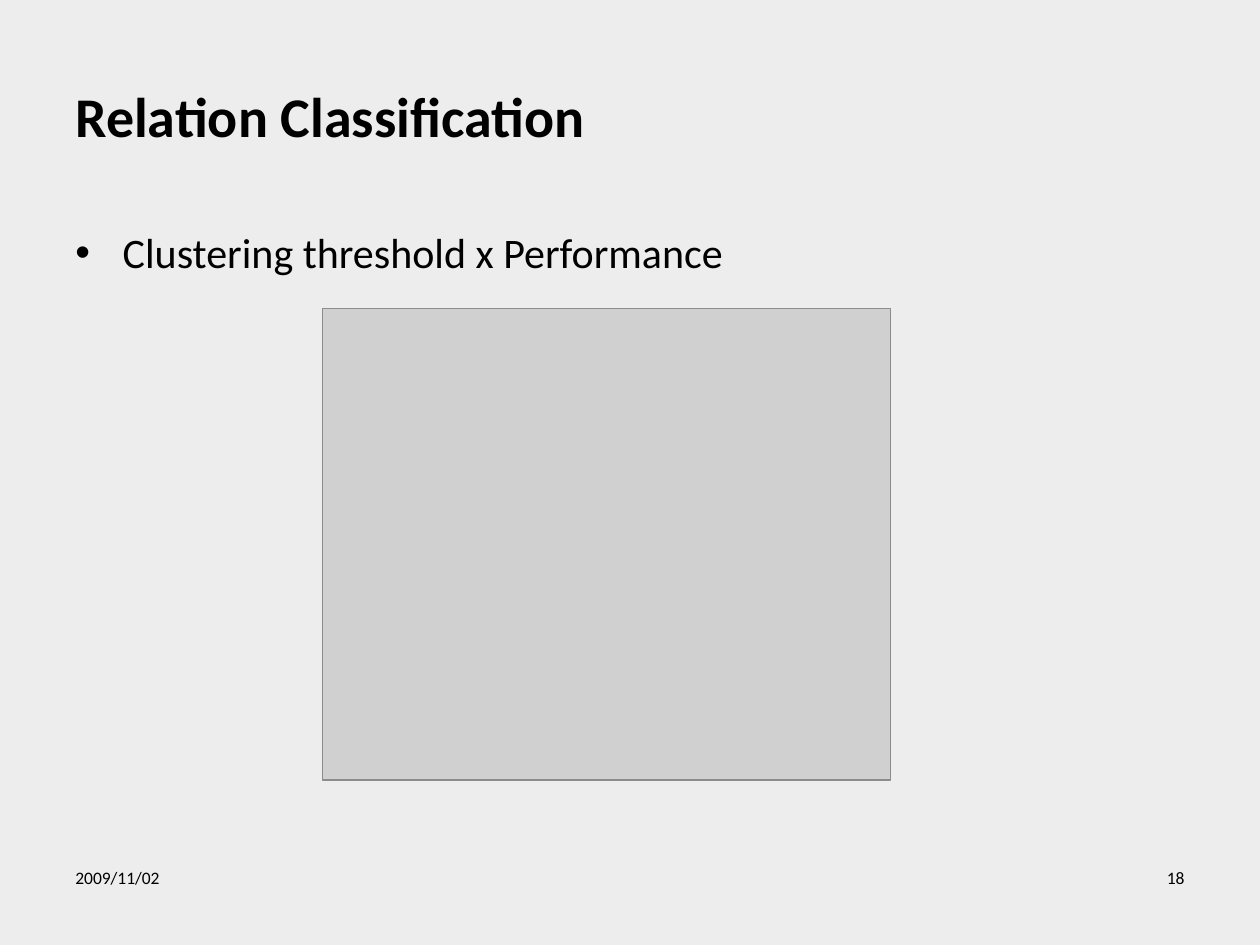
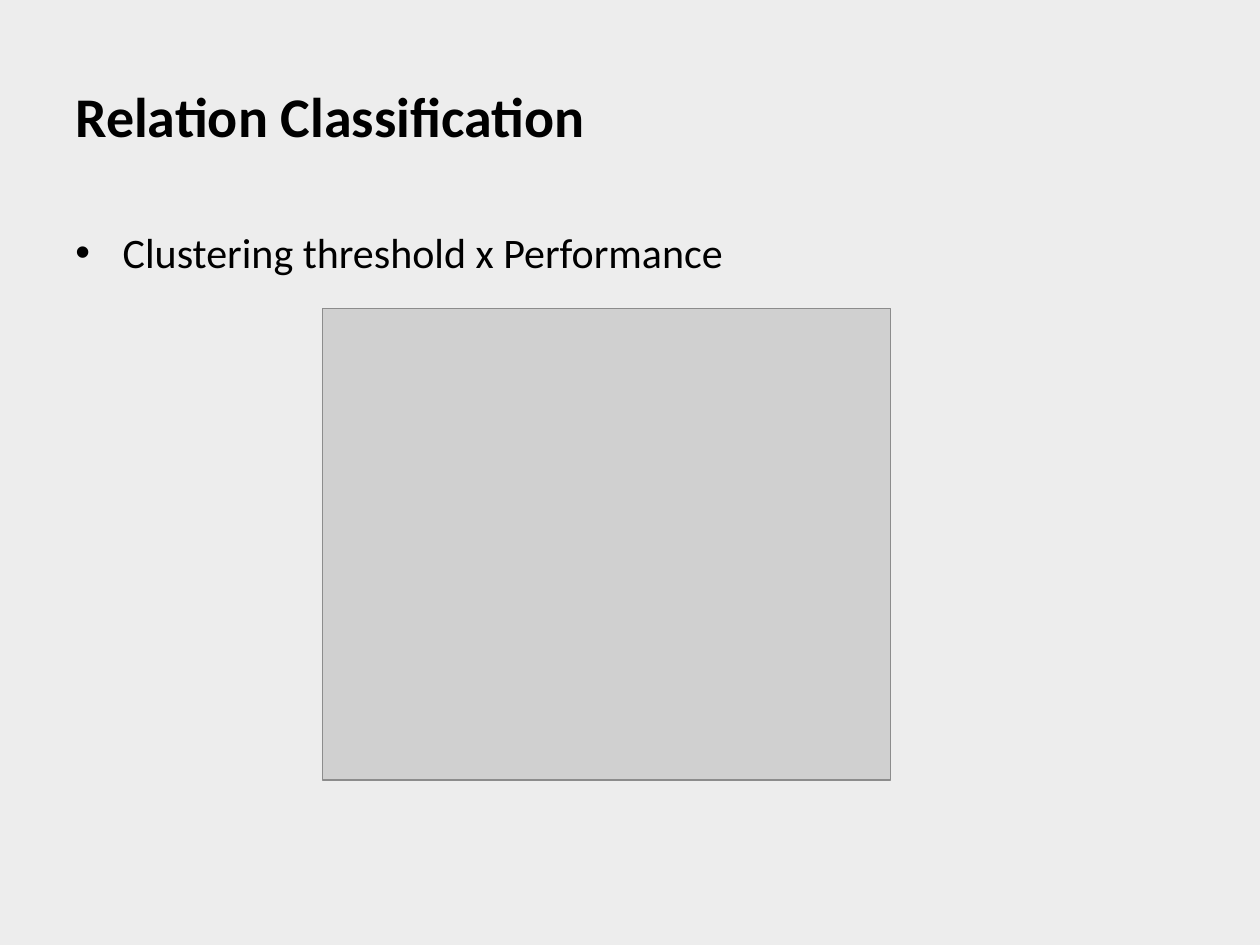
Before and after one commit to henriquekano/horie-dev, a slide deck: slide 19 of 2009.2 ウェブ工学/Relational Similarity.ppt (slide 18 before the commit). Drawn at 1260x945 pixels with LibreOffice and Linux fonts; fonts in the diff are those of the drawing; grey boxes stand for pictures; background and template pictures are left out. Boxes give left, top, right and bottom in pixels: in the first picture for what was removed or moved away, otherwise in the second. Text is boxed around its words. In the diff, an @@ line names an element or a change of style, - is before the commit and + after.

```diff
--- a/2009.2 ウェブ工学/Relational Similarity.ppt
+++ b/2009.2 ウェブ工学/Relational Similarity.ppt
@@ text removed at bbox=[75, 872, 159, 885] @@
-2009/11/02
@@ page number removed at bbox=[1167, 872, 1185, 884] @@
-18
```
Also in this commit, not shown: 8 other slides changed, 8 slides added, 7 slides removed.
